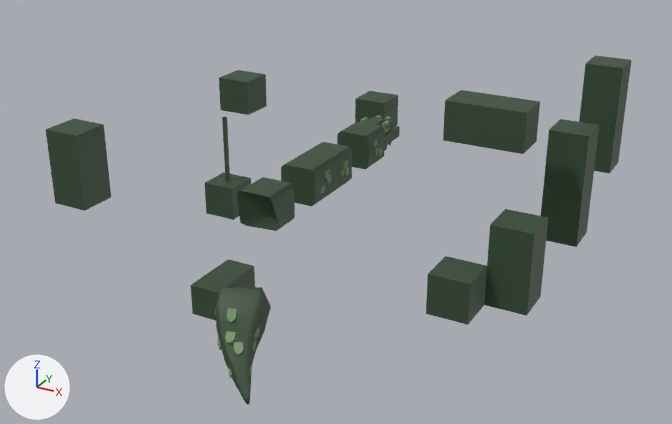
One commit to the FBX model Assets/Levels/23_Rolling/FBX/rolling_env.fbx: the scene before it, then after it.
Rendered twice from a 50 mm lens placed at (120.0, -179.0, 84.4), pointed at (10.8, 19.7, -14.9). The lights are fixed; the arrows at lower left show +X, +Y and +Z. Where no turn or scale is listed for an object, it has been applied to the vertices. Vertices at the same position are counted once.

In view in the first picture: 'rolling_env'.
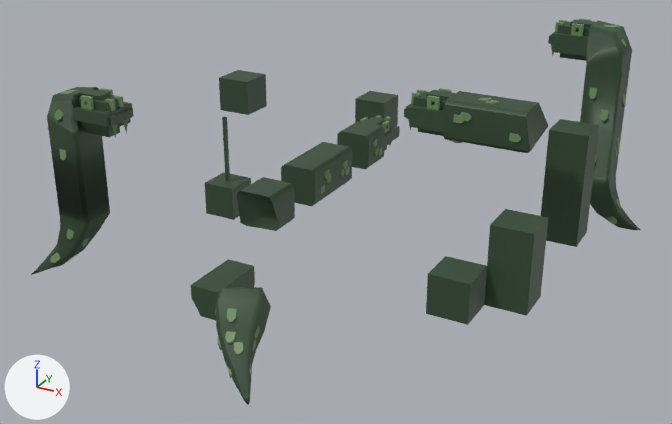
Pixel boxes [x1, y1, x2, y2] of what changed, in the pictures (672 x 424 px):
'rolling_env', reshaped (11% taller)
    before: [46, 56, 631, 405]
    after: [31, 18, 641, 405]
part 1 of me_mesh, added
    after: [600, 109, 609, 121]
part 2 of me_mesh, added
    after: [108, 108, 134, 126]
part 3 of me_mesh, added
    after: [105, 99, 116, 111]
part 4 of me_mesh, added
    after: [80, 95, 94, 110]
part 5 of me_mesh, added
    after: [112, 124, 117, 138]
part 6 of me_mesh, added
    after: [77, 95, 118, 111]
part 7 of me_mesh, added
    after: [123, 119, 128, 134]
part 8 of me_mesh, added
    after: [84, 126, 120, 137]
part 9 of me_mesh, added
    after: [461, 112, 472, 121]
part 10 of me_mesh, added
    after: [453, 114, 464, 124]
part 11 of me_mesh, added
    after: [485, 100, 499, 104]
part 12 of me_mesh, added
    after: [509, 133, 521, 142]
part 13 of me_mesh, added
    after: [427, 90, 455, 101]
part 14 of me_mesh, added
    after: [411, 92, 421, 104]
part 15 of me_mesh, added
    after: [418, 128, 443, 136]
part 16 of me_mesh, added
    after: [413, 91, 446, 110]
part 17 of me_mesh, added
    after: [570, 19, 595, 28]
part 18 of me_mesh, rebuilt (8% wider)
    before: [443, 90, 540, 154]
    after: [443, 91, 548, 153]
part 19 of me_mesh, built on
    before: [46, 119, 111, 211]
    after: [31, 87, 133, 275]
part 20 of me_mesh, built on
    before: [579, 56, 631, 173]
    after: [548, 18, 641, 230]
part 21 of me_mesh, added (green)
    after: [406, 88, 452, 132]

The change, as a list of edits to the scene's bpy script:
```text
Change me_mesh:
    remove me_mesh.from_pydata(...)  # 1272 vertices, 1150 faces; spans x -50.0..70.0, y -45.7..80.0, z -60.0..20.0
    add me_mesh.from_pydata(...)  # 3067 vertices, 2830 faces; spans x -58.4..78.4, y -45.7..84.1, z -60.0..30.0
    me_mesh part 1: the loose piece of 24 vertices spanning x 9.0..10.5, y 42.0..45.2, z -4.1..-2.1 is copied, and the copy is multiplied about its middle by the matrix ((0.0, 0.0, -1.0), (-1.0, 0.0, 0.0), (0.0, 1.0, 0.0)), then moved by (56.9, 26.6, 9.5); it spans x 65.7..67.7, y 69.5..71.0, z 4.8..8.0
    me_mesh part 2: a new loose piece, a box spanning x -30.0..-29.0, y -19.0..-11.0, z 14.0..16.0, in mat_phong2 (picture img_rolling_env_texture_png)
    me_mesh part 3: a new loose piece, a box spanning x -32.0..-30.0, y -17.0..-16.0, z 17.0..19.5, in mat_phong2 (picture img_rolling_env_texture_png)
    me_mesh part 4: the loose piece of 24 vertices spanning x 1.0..2.0, y 52.0..55.0, z -3.0..0.0 is copied, and the copy is turned -90 degrees about the z axis through its middle, then moved by (-38.0, -72.0, 20.0); it spans x -38.0..-35.0, y -19.0..-18.0, z 17.0..20.0
    me_mesh part 5: the loose piece of 5 vertices spanning x 2.0..4.0, y 59.0..61.0, z -10.0..-6.0 is copied, and the copy is turned -90 degrees about the z axis through its middle, then moved by (-33.0, -77.0, 20.0); it spans x -31.0..-29.0, y -18.0..-16.0, z 10.0..14.0
    me_mesh part 6: a new loose piece, a box spanning x -40.0..-31.0, y -18.0..-12.0, z 17.0..19.0, in mat_phong2 (picture img_rolling_env_texture_png)
    me_mesh part 7: the loose piece of 5 vertices spanning x 2.0..4.0, y 59.0..61.0, z -10.0..-6.0 is copied, and the copy is turned -90 degrees about the z axis through its middle, then moved by (-33.0, -73.0, 20.0); it spans x -31.0..-29.0, y -14.0..-12.0, z 10.0..14.0
    me_mesh part 8: a new loose piece, a box spanning x -40.0..-32.0, y -17.0..-13.0, z 10.0..12.0, in mat_phong2 (picture img_rolling_env_texture_png)
    me_mesh part 9: the loose piece of 24 vertices spanning x 9.0..10.5, y 14.4..17.5, z -4.0..-2.0 is copied, and the copy is multiplied about its middle by the matrix ((0.0, -1.0, 0.0), (-1.0, 0.0, 0.0), (0.0, 0.0, -1.0)), then moved by (35.7, 4.4, 19.9); it spans x 43.9..47.0, y 19.5..21.0, z 15.8..17.8
    me_mesh part 10: the loose piece of 24 vertices spanning x 9.0..10.5, y 14.4..17.5, z -4.0..-2.0 is copied, and the copy is multiplied about its middle by the matrix ((0.0, -1.0, 0.0), (-1.0, 0.0, 0.0), (0.0, 0.0, -1.0)), then moved by (33.9, 4.4, 19.0); it spans x 42.1..45.2, y 19.5..21.0, z 15.0..17.0
    me_mesh part 11: the loose piece of 24 vertices spanning x 9.0..10.5, y 24.5..27.6, z -4.8..-2.8 is copied, and the copy is multiplied about its middle by the matrix ((0.0, -1.0, 0.0), (0.0, 0.0, -1.0), (1.0, 0.0, 0.0)), then moved by (40.7, -2.3, 23.5); it spans x 48.9..52.0, y 22.8..24.8, z 19.0..20.5
    me_mesh part 12: the loose piece of 24 vertices spanning x 9.0..10.5, y 14.4..17.5, z -4.0..-2.0 is copied, and the copy is multiplied about its middle by the matrix ((0.0, -1.0, 0.0), (-1.0, 0.0, 0.0), (0.0, 0.0, -1.0)), then moved by (47.9, 4.4, 16.7); it spans x 56.1..59.3, y 19.5..21.0, z 12.7..14.7
    me_mesh part 13: a new loose piece, a box spanning x 34.0..40.0, y 23.0..27.0, z 19.0..20.0, in mat_phong2 (picture img_rolling_env_texture_png)
    me_mesh part 14: a new loose piece, a box spanning x 30.0..32.0, y 23.0..24.0, z 17.0..19.5, in mat_phong2 (picture img_rolling_env_texture_png)
    me_mesh part 15: a new loose piece, a box spanning x 32.0..40.0, y 23.0..27.0, z 10.0..12.0, in mat_phong2 (picture img_rolling_env_texture_png)
    me_mesh part 16: a new loose piece, a box spanning x 31.0..40.0, y 22.0..28.0, z 17.0..19.0, in mat_phong2 (picture img_rolling_env_texture_png)
    me_mesh part 17: a new loose piece, a box spanning x 54.0..60.0, y 73.0..77.0, z 29.0..30.0, in mat_phong2 (picture img_rolling_env_texture_png)
    me_mesh part 18: the loose piece of 8 vertices spanning x 40.0..60.0, y 20.0..30.0, z 10.0..20.0 is rebuilt with 18 vertices and now spans x 40.0..63.1, y 20.0..30.0, z 10.0..20.0
    me_mesh part 19: 8 vertices removed from x -50.0..-40.0, y -20.0..-10.0, z -10.0..10.0; 594 vertices added at x -58.4..-30.0, y -24.1..-9.5, z -31.1..20.0
    me_mesh part 20: 8 vertices removed from x 60.0..70.0, y 70.0..80.0, z -10.0..20.0; 532 vertices added at x 49.0..78.4, y 69.5..84.1, z -31.1..30.0
    me_mesh part 21: 63 vertices added at x 30.0..40.0, y 20.0..30.0, z 12.0..20.0
```
